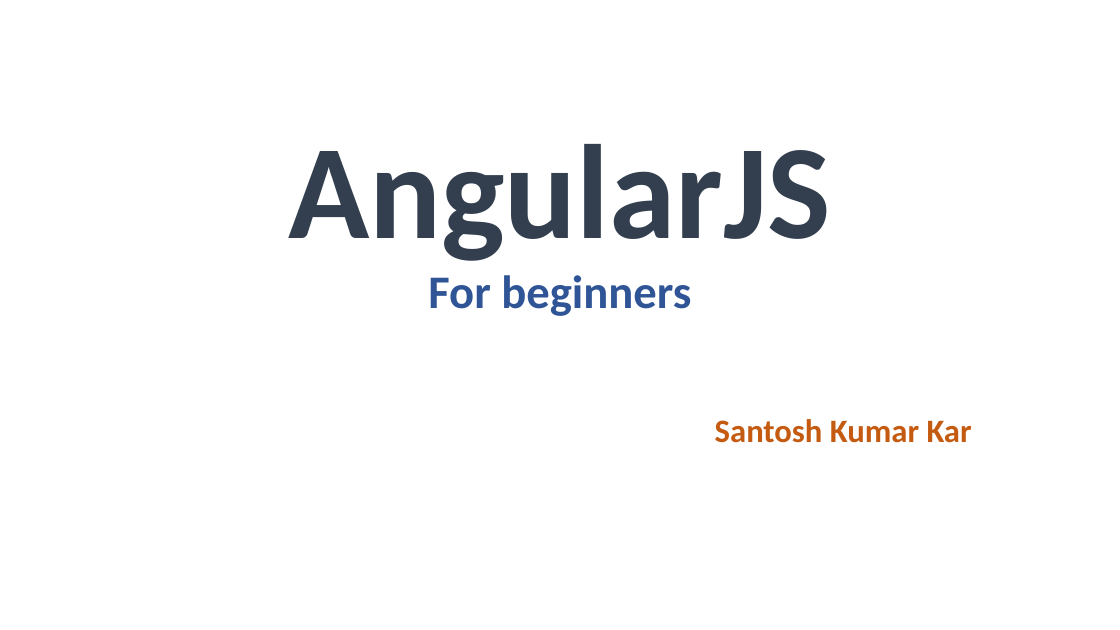
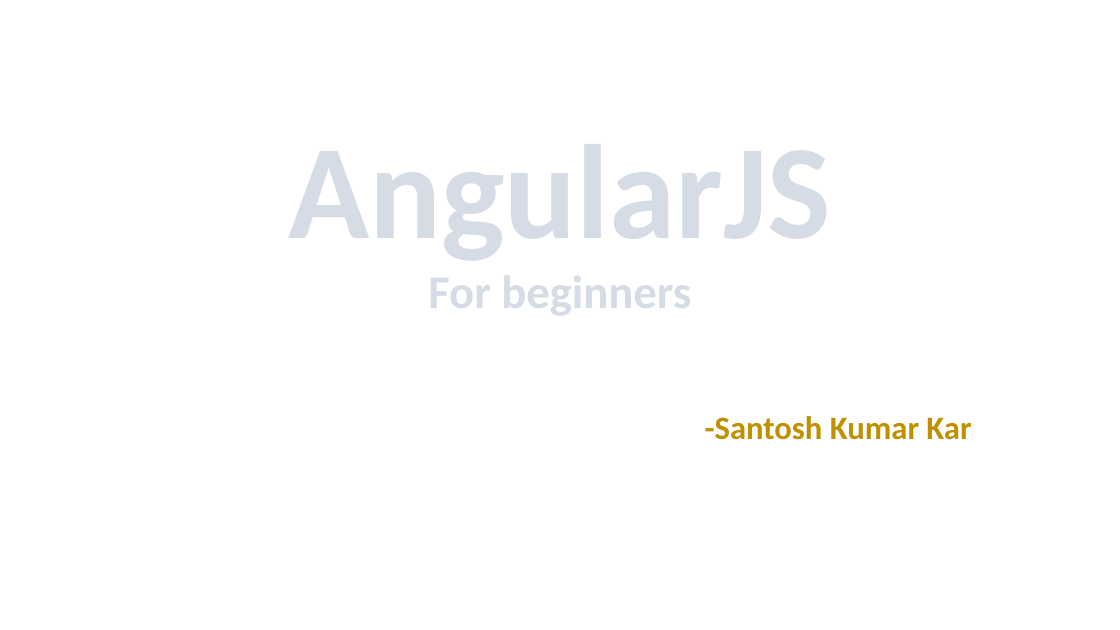
Before and after one commit to santoshkar/Angular, a slide deck: slide 1 of Angular JS draft.pptx. Drawn at 1120x630 pixels with LibreOffice and Linux fonts; fonts in the diff are those of the drawing. Boxes give left, top, right and bottom in pixels: in the first picture for what was removed or moved away, otherwise in the second. Text is boxed around its words. In the diff, an @@ line names an element or a change of style, - is before the commit and + after.

```diff
--- a/Angular JS draft.pptx
+++ b/Angular JS draft.pptx
@@ title "AngularJS For beginners" at [288,144,831,315]: text colour #333F50 to pattern #44546A on #D6DCE5 in "AngularJS"; text colour #2F5597 to pattern #44546A on #D6DCE5 in "For beginners"; letter outline none to #333F50 1 pt @@
@@ subtitle at [705,416,971,440]: text changed; text colour #C55A11 to #BF9000 @@
-Santosh Kumar Kar
+-Santosh Kumar Kar
```
Also in this commit, not shown: 1 other slide changed, 18 slides added, 1 slide removed, 5 other files.
